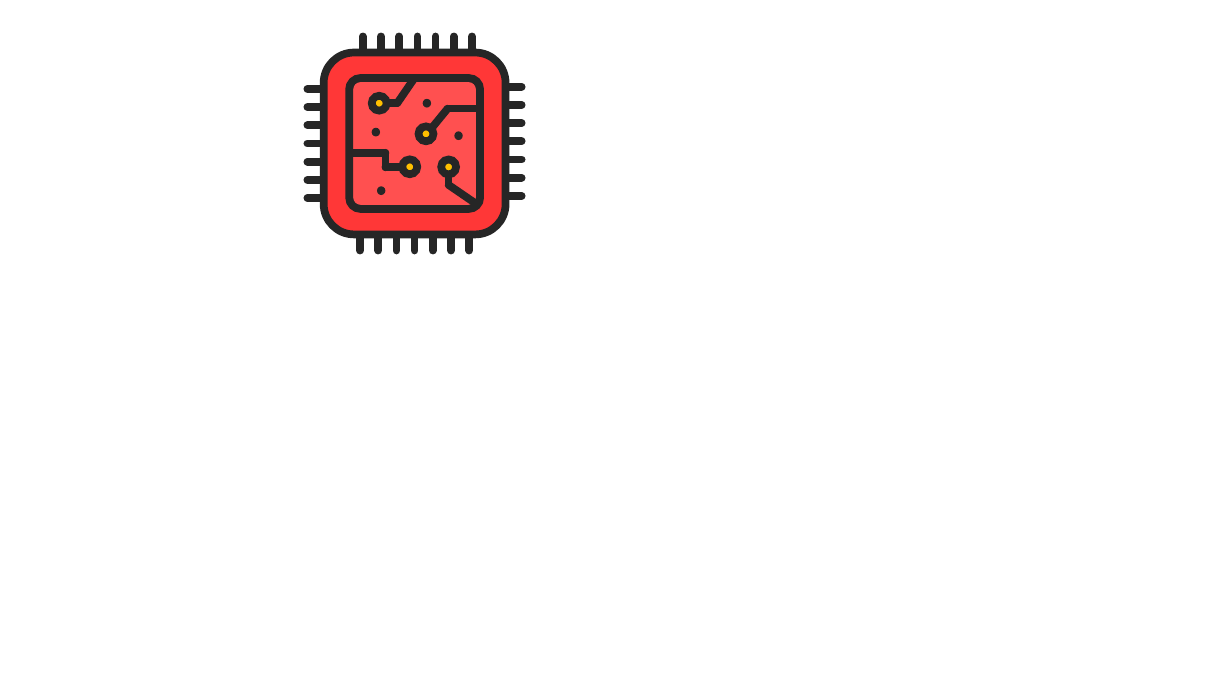
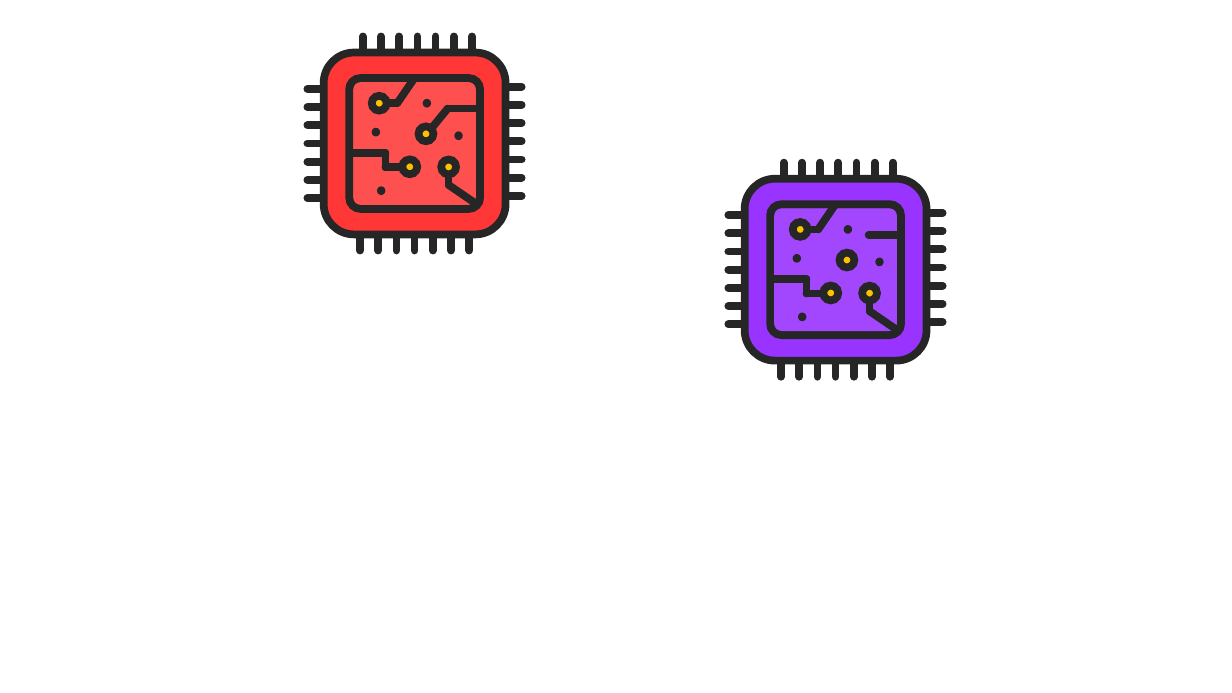
Before and after one commit to Nicwalle/LINGI2355-Video-Exam, a slide deck: slide 1 of Powerpoints/parts.pptx. Drawn at 1232x693 pixels with LibreOffice and Linux fonts; fonts in the diff are those of the drawing. Boxes give left, top, right and bottom in pixels: in the first picture for what was removed or moved away, otherwise in the second. Text is boxed around its words. In the diff, an @@ line names an element or a change of style, - is before the commit and + after.

```diff
--- a/Powerpoints/parts.pptx
+++ b/Powerpoints/parts.pptx
@@ group added at box(728, 163, 943, 377): 28 lines, 1 freeform shape @@
@@ freeform shape added at box(770, 204, 901, 335), fill #A347FF, outline #262626 6 pt @@
@@ line added from (836, 204) to (819, 229), #262626 6 pt @@
@@ ellipse added at box(793, 222, 808, 237), fill #FFC000, outline #262626 6 pt @@
@@ line added from (819, 229) to (809, 229), #262626 6 pt @@
@@ ellipse added at box(844, 226, 852, 234), fill #262626 @@
@@ line added from (901, 235) to (869, 235), #262626 6 pt @@
@@ ellipse added at box(793, 254, 801, 262), fill #262626 @@
@@ ellipse added at box(840, 252, 855, 267), fill #FFC000, outline #262626 6 pt @@
@@ ellipse added at box(875, 258, 884, 266), fill #262626 @@
@@ line added from (775, 279) to (807, 279), #262626 6 pt @@
@@ line added from (807, 279) to (807, 294), #262626 6 pt @@
@@ line added from (807, 294) to (821, 294), #262626 6 pt @@
@@ ellipse added at box(823, 286, 838, 300), fill #FFC000, outline #262626 6 pt @@
@@ ellipse added at box(862, 286, 877, 300), fill #FFC000, outline #262626 6 pt @@
@@ ellipse added at box(799, 312, 807, 321), fill #262626 @@
@@ line added from (895, 328) to (870, 311), #262626 6 pt @@
@@ line added from (870, 311) to (870, 301), #262626 6 pt @@
```
Also in this commit, not shown: 1 slide added.
